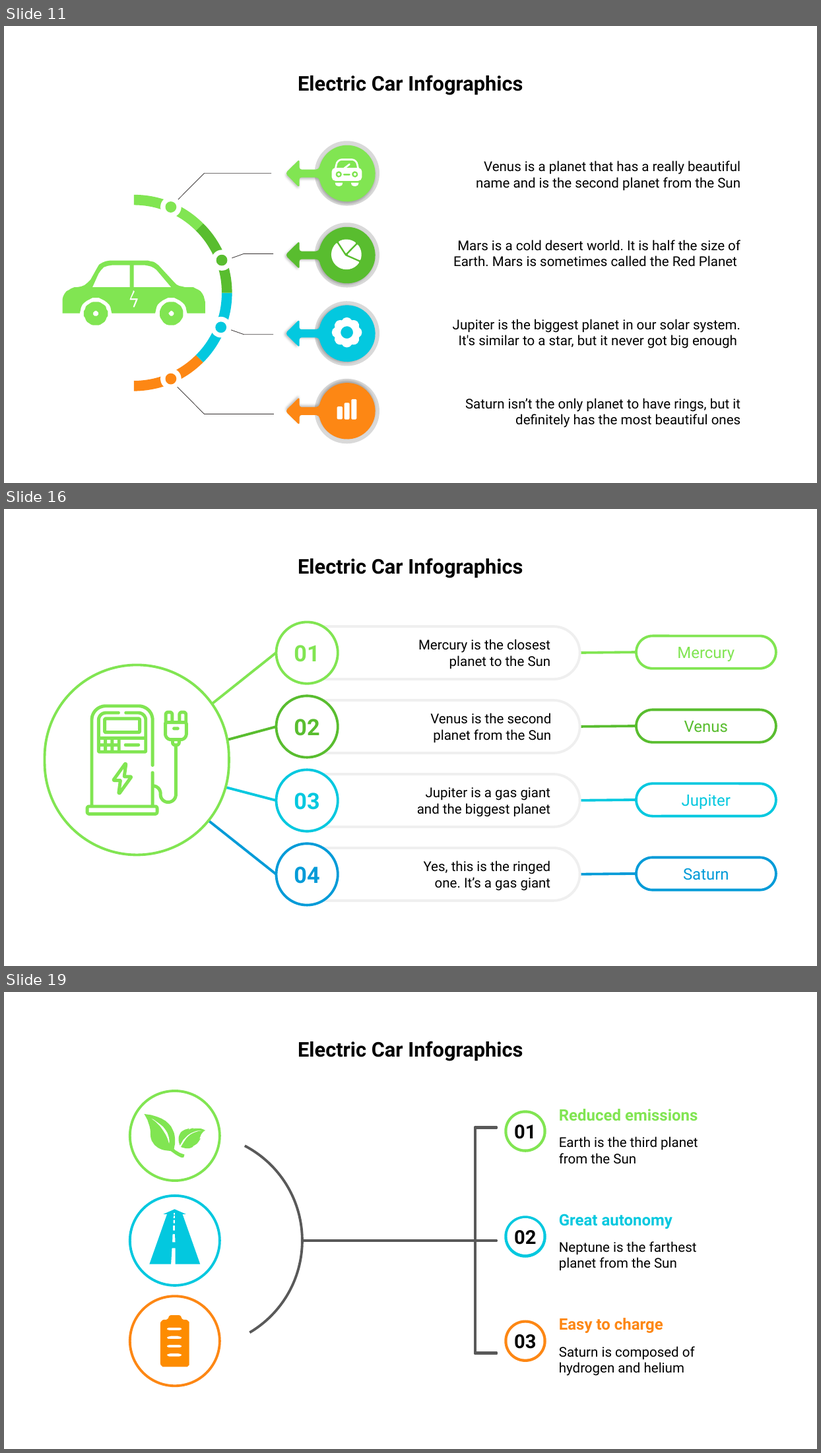
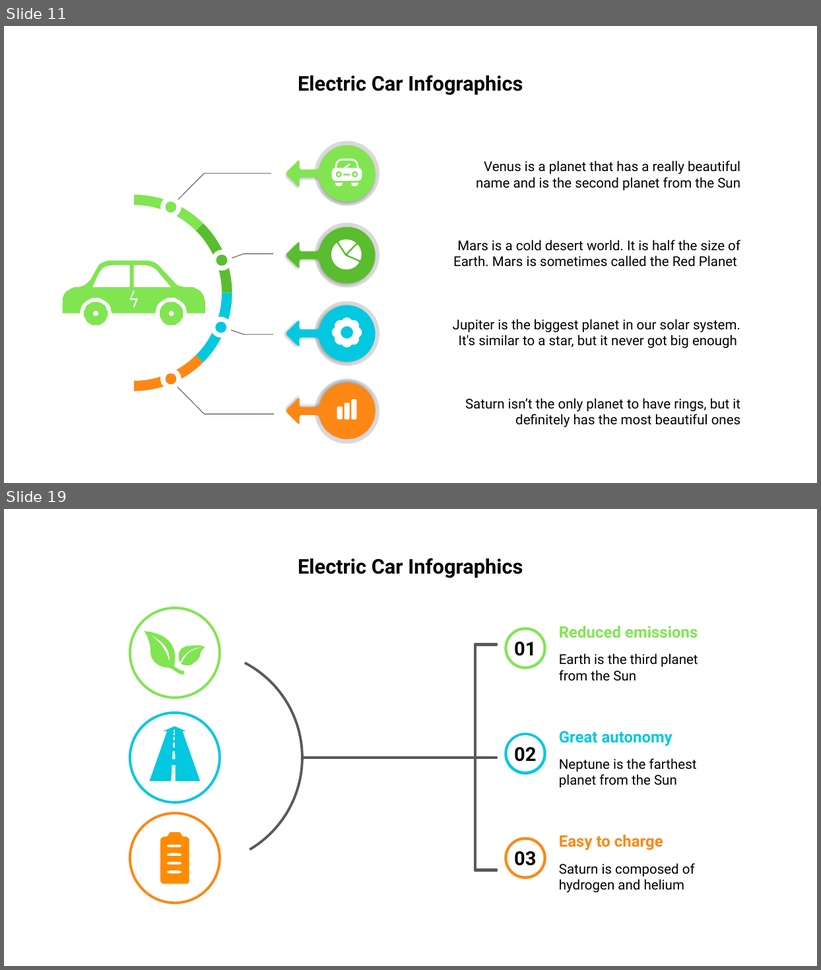
Before and after one commit to adelinerd/electric_cars, a slide deck: ElectricVehiclesInGermany.pptx. Shown one above the other, each under a label of ours: slides 11, 16 and 19 before the commit, slides 11 and 19 after it; the slides between them are not shown. The pictures are 821x1453 and 821x970 pixels, drawn with LibreOffice and Linux fonts; fonts in the diff are those of the drawing. Boxes give left, top, right and bottom in pixels: in the first picture for what was removed or moved away, otherwise in the second. Text is boxed around its words. In the diff, an @@ line names an element or a change of style, - is before the commit and + after.

```diff
--- a/ElectricVehiclesInGermany.pptx
+++ b/ElectricVehiclesInGermany.pptx
@@ slide 16 removed at (4,509,817,966), background #FFFFFF @@
@@ title removed at (298,558,523,578) @@
-Electric Car Infographics
@@ ellipse removed at (277,622,338,684) @@
-01
@@ rounded rectangle removed at (285,627,580,680) @@
@@ line removed from (137, 764) to (285, 646) @@
@@ text removed at (418,639,551,669) @@
-Mercury is the closest planet to the Sun
@@ rounded rectangle removed at (636,636,776,668) @@
-Mercury
@@ rounded rectangle removed at (45,665,229,855) @@
@@ line removed from (567, 653) to (636, 652) @@
@@ ellipse removed at (277,696,338,758) @@
-02
@@ rounded rectangle removed at (285,700,580,753) @@
@@ text removed at (430,713,552,743) @@
-Venus is the second planet from the Sun
@@ line removed from (568, 727) to (636, 726) @@
@@ rounded rectangle removed at (636,710,776,743) @@
-Venus
@@ line removed from (137, 764) to (277, 727) @@
@@ group removed at (85,704,187,815): 6 freeform shapes @@
@@ line removed from (137, 764) to (277, 875) @@
@@ line removed from (137, 764) to (277, 801) @@
@@ ellipse removed at (277,770,338,832) @@
-03
@@ rounded rectangle removed at (285,774,580,827) @@
@@ rounded rectangle removed at (636,784,776,817) @@
-Jupiter
@@ text removed at (417,788,551,817) @@
-Jupiter is a gas giant and the biggest planet
@@ line removed from (567, 801) to (636, 800) @@
@@ ellipse removed at (277,844,338,906) @@
-04
@@ rounded rectangle removed at (285,848,580,901) @@
@@ text removed at (424,861,551,891) @@
-Yes, this is the ringed one. It’s a gas giant
@@ rounded rectangle removed at (636,858,776,890) @@
-Saturn
@@ line removed from (567, 875) to (636, 874) @@
```
Also in this commit, not shown: 1 slide changed, 1 slide added, 2 other slides removed, 18 other files.
